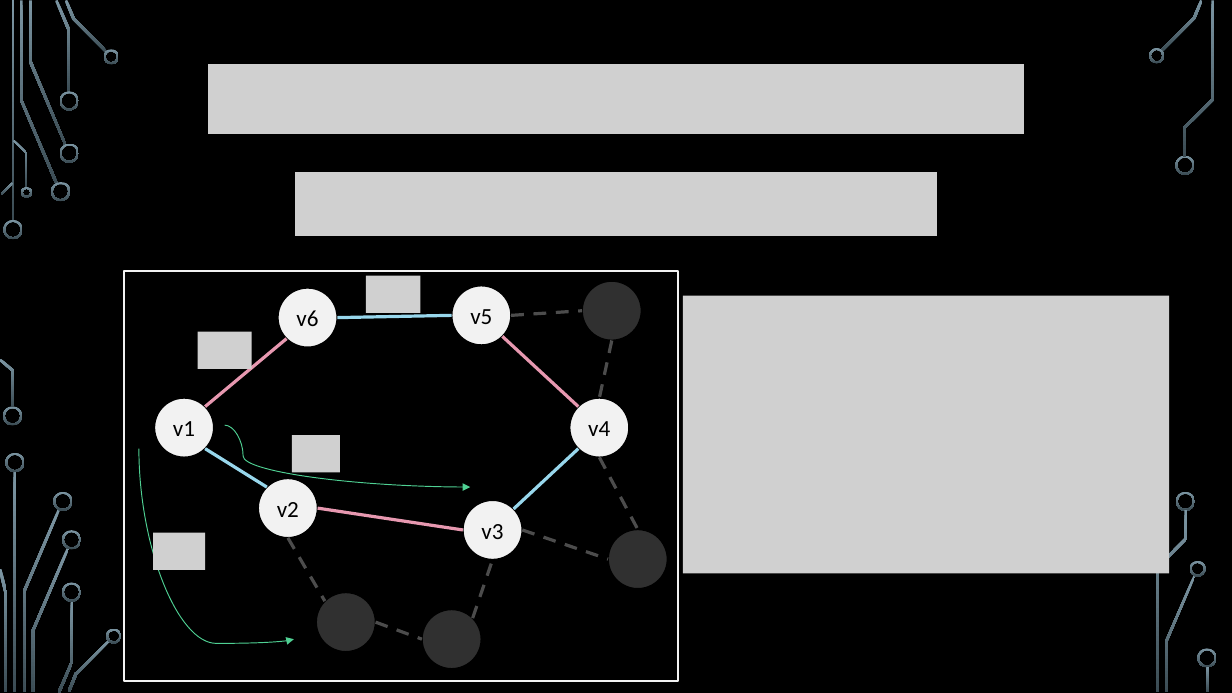
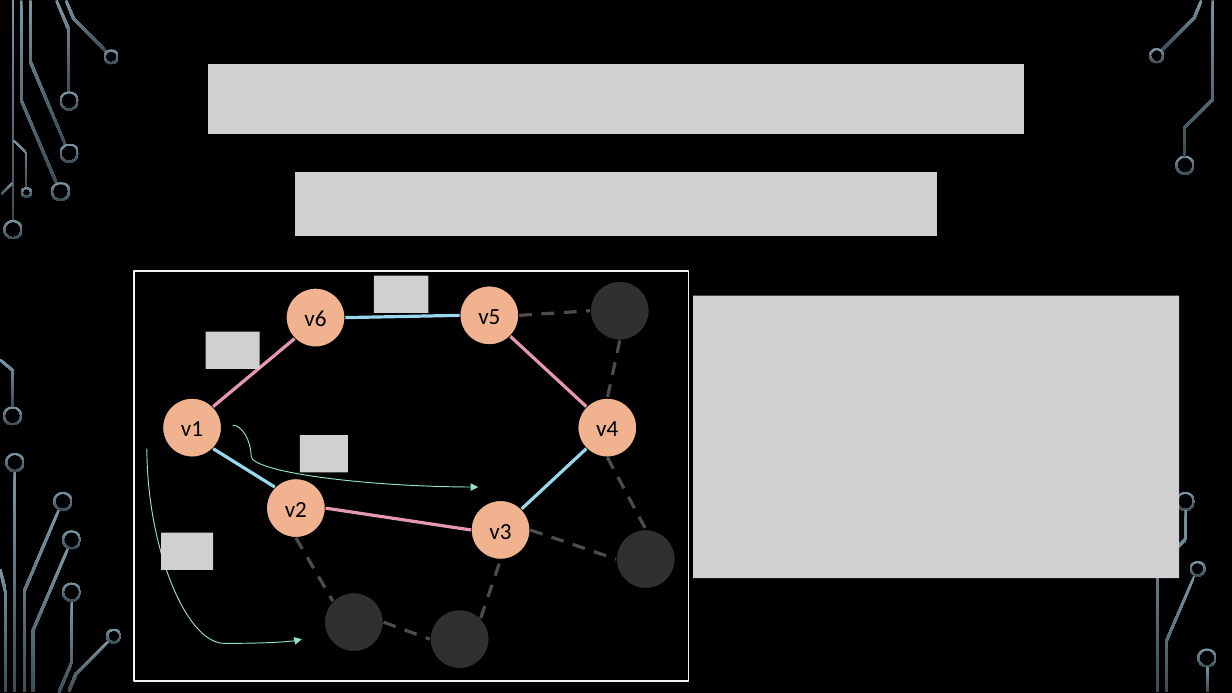
Before and after one commit to markfloryan/advAlgo, a slide deck: slide 39 of slides/Approx-01-Intro.pptx. Drawn at 1232x693 pixels with LibreOffice and Linux fonts; fonts in the diff are those of the drawing; grey boxes stand for pictures; background and template pictures are left out. Boxes give left, top, right and bottom in pixels: in the first picture for what was removed or moved away, otherwise in the second. Text is boxed around its words. In the diff, an @@ line names an element or a change of style, - is before the commit and + after.

```diff
--- a/slides/Approx-01-Intro.pptx
+++ b/slides/Approx-01-Intro.pptx
@@ picture: place and size @@
-picture at (683,296,1169,574)
+picture at (693,296,1179,579)
@@ 4 lines, 1 ellipse: place and size @@
-4 lines, 1 ellipse at (318,286,638,531)
+4 lines, 1 ellipse at (325,286,646,531)
@@ fill #F2F2F2 to #F1B38F in 6 elements at (459,286,518,345), (286,288,345,348), (163,398,222,457), (266,479,325,538), (471,500,531,559), (578,398,637,457) @@
@@ 9 ellipses, 9 lines, 4 pictures, 2 curved arrows, 1 rectangle: place and size @@
-9 ellipses, 9 lines, 4 pictures, 2 curved arrows, 1 rectangle at (124,271,678,681)
+9 ellipses, 9 lines, 4 pictures, 2 curved arrows, 1 rectangle at (134,271,689,681)
@@ curved arrow (147, 449) - (302, 640): stroke #4FD093 0.75 pt to #95E3BE 0.75 pt @@
@@ curved arrow (233, 425) - (479, 487): stroke #4FD093 0.75 pt to #95E3BE 0.75 pt @@
```
Also in this commit, not shown: 3 other slides changed, 10 slides added, 1 slide removed, 1 other file.
